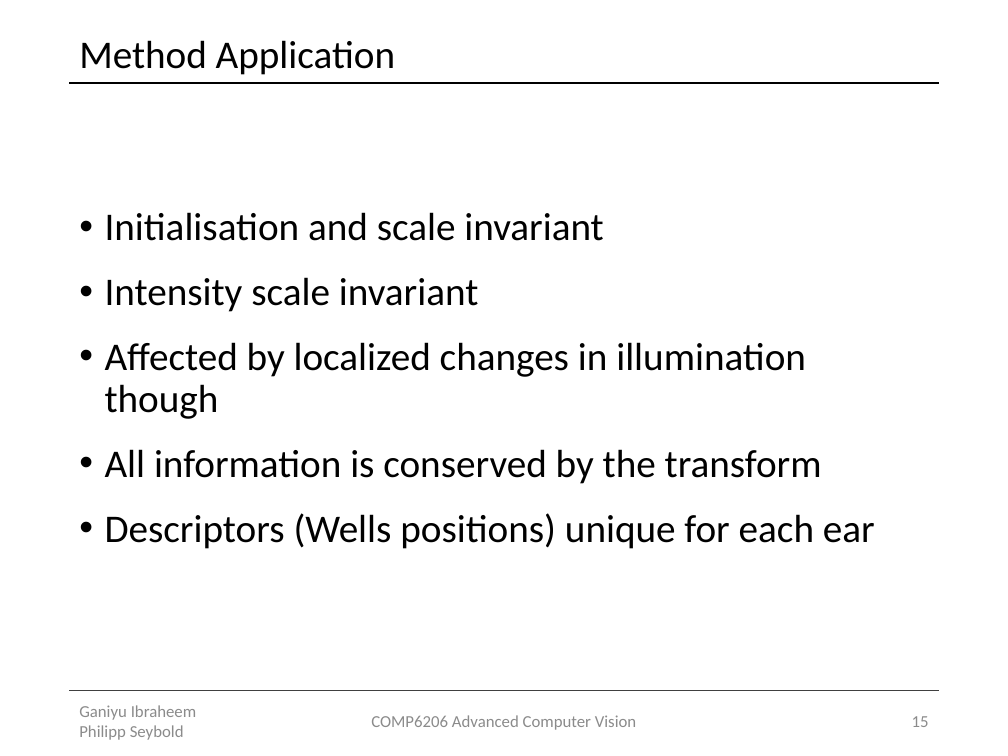
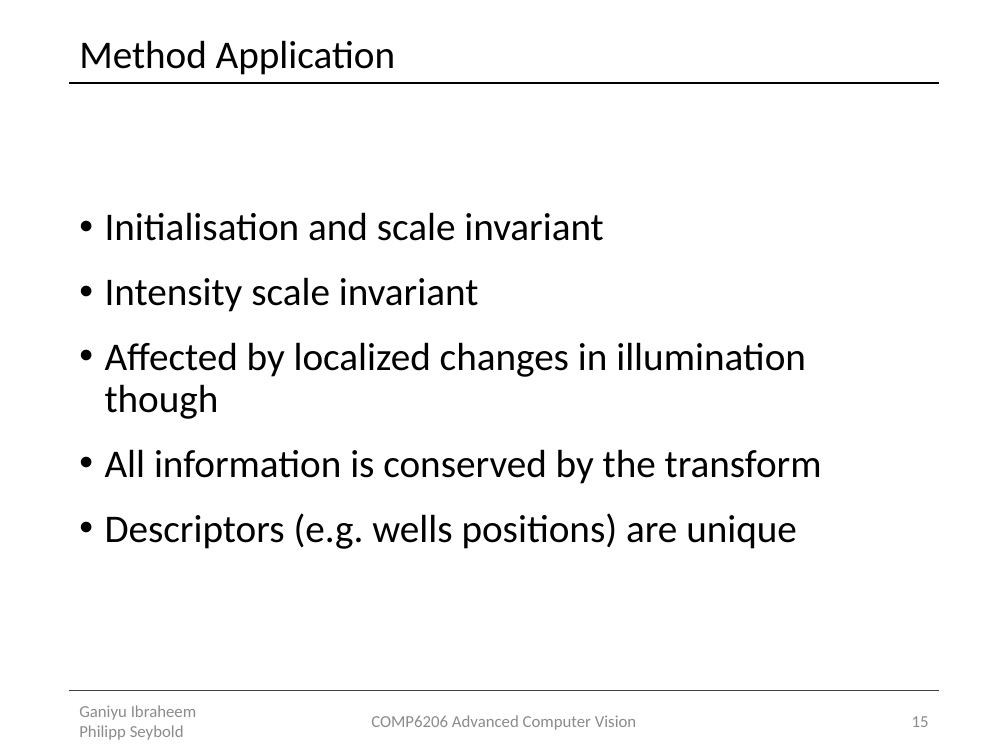
Before and after one commit to Lxrd-AJ/ForceFieldTransforms, a slide deck: slide 15 of Force Field Transformation.pptx. Drawn at 1008x756 pixels with LibreOffice and Linux fonts; fonts in the diff are those of the drawing. Boxes give left, top, right and bottom in pixels: in the first picture for what was removed or moved away, otherwise in the second. Text is boxed around its words. In the diff, an @@ line names an element or a change of style, - is before the commit and + after.

```diff
--- a/Force Field Transformation.pptx
+++ b/Force Field Transformation.pptx
@@ text at [105,513,797,549]: text changed @@
-• Descriptors (Wells positions) unique for each ear
+• Descriptors (e.g. wells positions) are unique
```
Also in this commit, not shown: 4 other slides changed.
